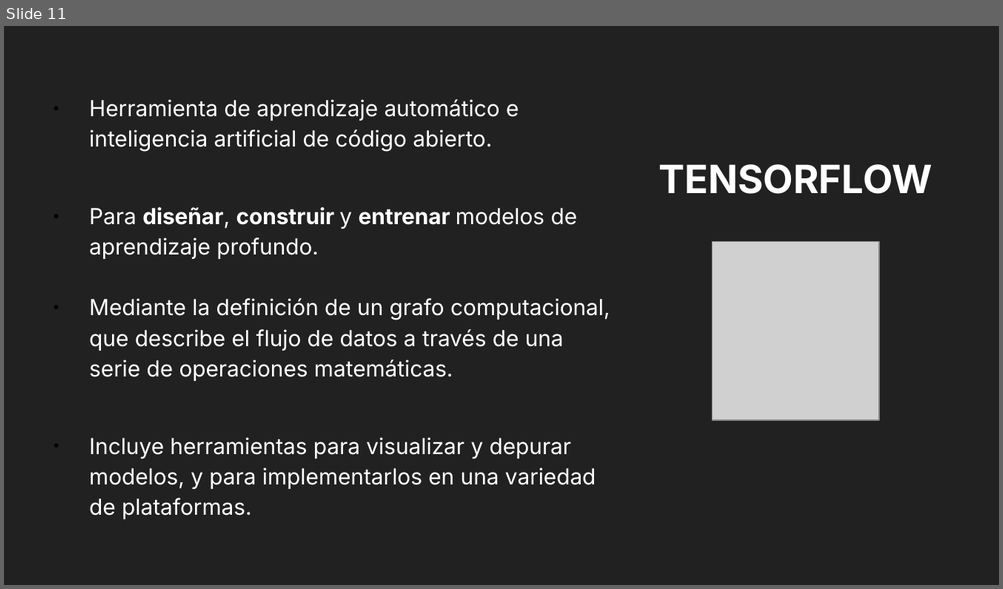
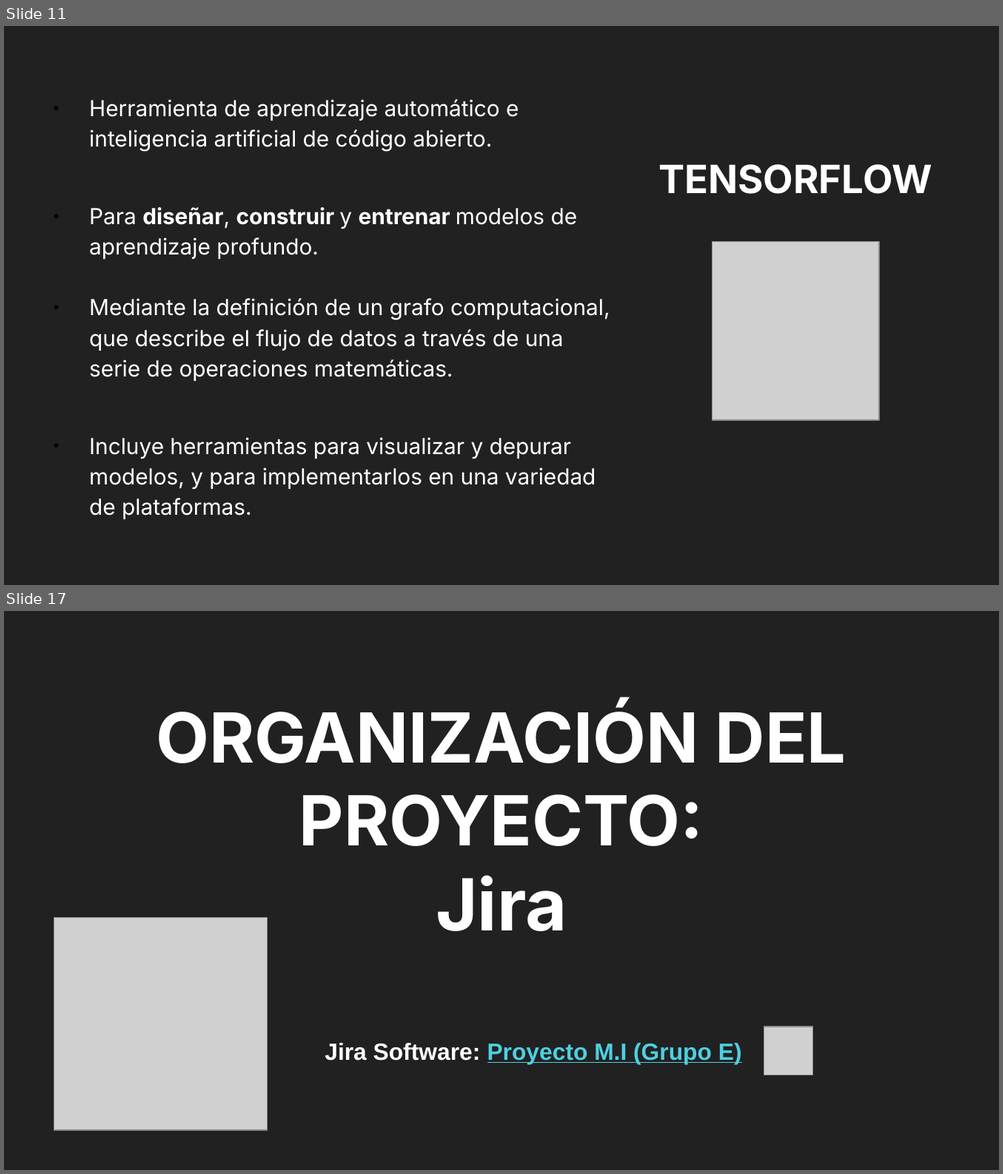
Before and after one commit to VataUTN/Deteccion_de_Figuras_Geometricas, a slide deck: Parcial MI.odp. Shown one above the other, each under a label of ours: slide 11 before the commit, slides 11 and 17 after it; the slides between them are not shown. The pictures are 1003x589 and 1003x1174 pixels, drawn with LibreOffice and Linux fonts; fonts in the diff are those of the drawing; grey boxes stand for pictures. Boxes give left, top, right and bottom in pixels: in the first picture for what was removed or moved away, otherwise in the second. Text is boxed around its words. In the diff, an @@ line names an element or a change of style, - is before the commit and + after.

```diff
--- a/Parcial MI.odp
+++ b/Parcial MI.odp
@@ slide 17 added at <box>4,611,999,1170</box>, background #212121 @@
@@ title added at <box>156,704,846,931</box>, 50 pt, text #FFFFFF, bold @@
+ORGANIZACIÓN DEL PROYECTO:
+Jira
@@ picture added at <box>54,917,267,1130</box> @@
@@ picture added at <box>764,1027,813,1076</box> @@
@@ text added at <box>324,1043,742,1064</box>, 17 pt, text #4DD0E1, bold, underline @@
+Jira Software: Proyecto M.I (Grupo E)
```
Also in this commit, not shown: 5 slides changed, 3 other slides added.
